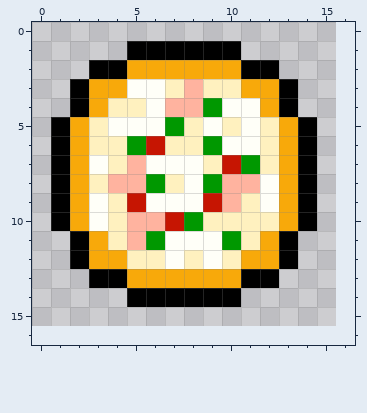
Pixel-art sprite -- resource/image/pizza/seafood.png. That is the earlier state.
The file is 16x16 pixels. The old version is drawn lined up with the new one, on the new canvas.
Now the later version:
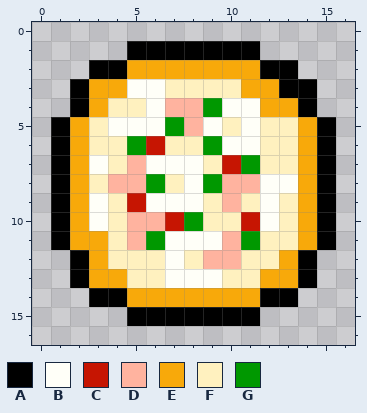
Palette (. is transparent): A #000000  B #fffff8  C #c61502  D #ffb39f  E #f8a90a  F #fff1bf  G #009800
Edits made:
canvas 16x16 -> 17x17
@@ x 0..16 @@
  0 .................
- 1 .....AAAAAA......
- 2 ...AAEEEEEEAA....
- 3 ..AEEBBFDFFEEA...
- 4 ..AEFFBDDGBBEA...
- 5 .AEFBBBGFBFBFEA..
- 6 .AEFFGCFFGBBFEA..
- 7 .AEBFDBBBFCGFEA..
- 8 .AEFDDGFBGDDBEA..
- 9 .AEBFCBBBCDFBEA..
-10 .AEBFDDCGFFFFEA..
-11 ..AEFDGBBBGFEA...
-12 ..AEEFFBFBFEEA...
-13 ...AAEEEEEEAA....
-14 .....AAAAAA......
-15 .................
+ 1 .....AAAAAAA.....
+ 2 ...AAEEEEEEEAA...
+ 3 ..AEEBBFFFFEEAA..
+ 4 ..AEFFBDDGBBEEA..
+ 5 .AEFBBBGDBFBFFEA.
+ 6 .AEFFGCFFGBBFFEA.
+ 7 .AEBFDBBBFCGFFEA.
+ 8 .AEFDDGFBGDDBBEA.
+ 9 .AEBFCBBBFDFBFEA.
+10 .AEBFDDCGFFCBFEA.
+11 .AEEFDGBBBDGFFEA.
+12 ..AEFFFBFDDFFEA..
+13 ..AEEFFBBBFFEEA..
+14 ...AAEEEEEEEAA...
+15 .....AAAAAAA.....
 16 .................
Pixel boxes of the changes (left, top, right, bottom) in both pictures:
changed: (51, 41, 336, 326)
